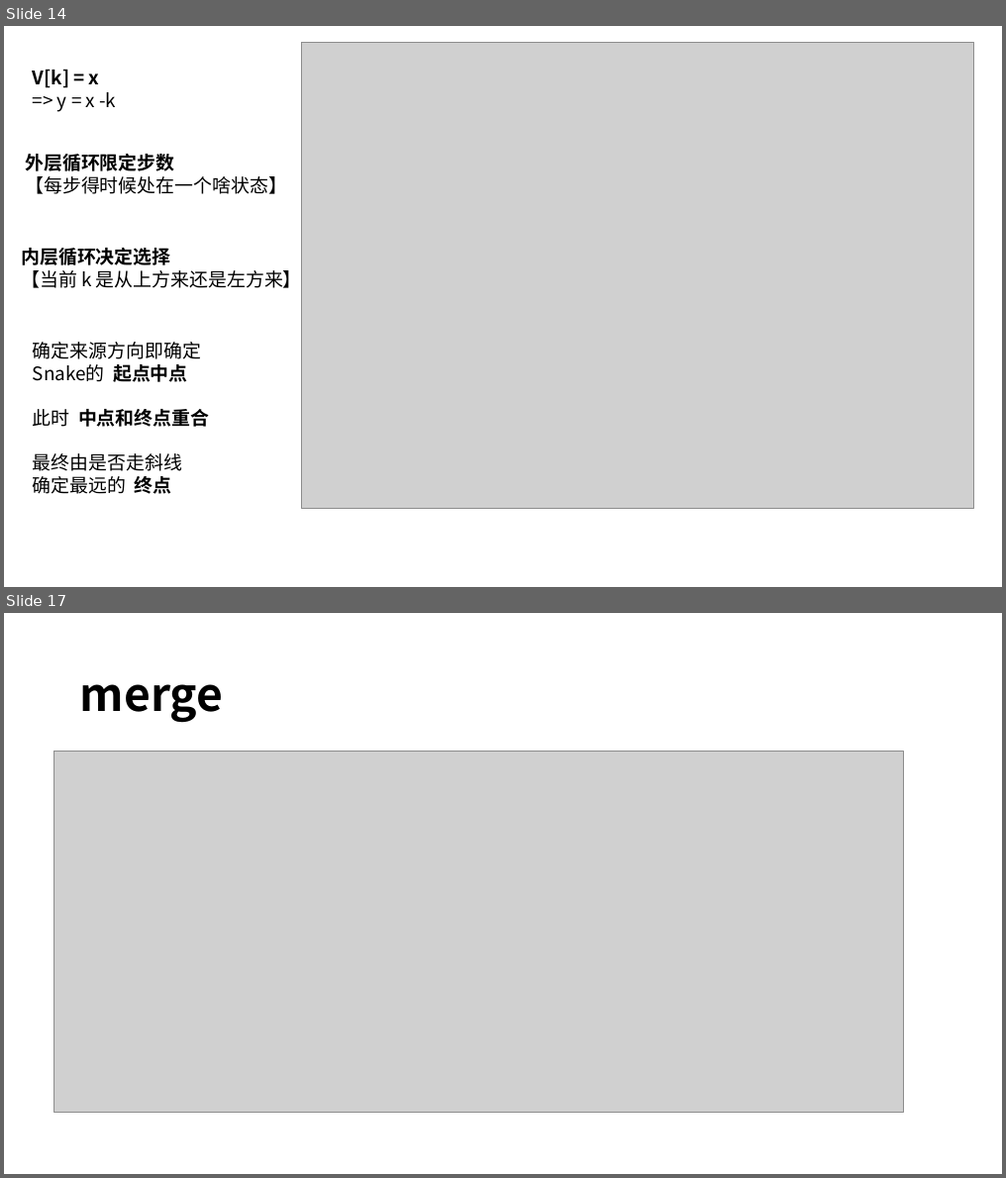
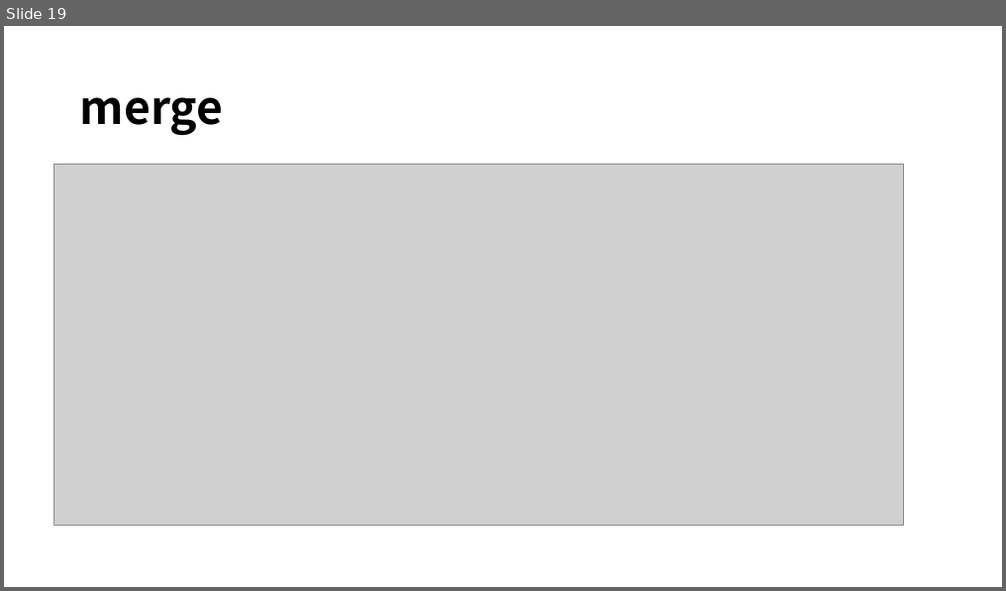
Before and after one commit to ReZeroS/git, a slide deck: doc/ZIT.pptx. Shown one above the other, each under a label of ours: slides 14 and 17 before the commit, slide 19 after it; the slides between them are not shown. The pictures are 1006x1178 and 1006x591 pixels, drawn with LibreOffice and Linux fonts; fonts in the diff are those of the drawing; grey boxes stand for pictures. Boxes give left, top, right and bottom in pixels: in the first picture for what was removed or moved away, otherwise in the second. Text is boxed around its words. In the diff, an @@ line names an element or a change of style, - is before the commit and + after.

```diff
--- a/doc/ZIT.pptx
+++ b/doc/ZIT.pptx
@@ slide 14 removed at (x1=4, y1=26, x2=1002, y2=587), background #FFFFFF @@
@@ picture removed at (x1=301, y1=43, x2=973, y2=508) @@
@@ text removed at (x1=33, y1=69, x2=116, y2=112) @@
-V[k] = x
-=> y = x -k
@@ text removed at (x1=25, y1=154, x2=287, y2=194) @@
-外层循环限定步数
-【每步得时候处在一个啥状态】
@@ text removed at (x1=21, y1=248, x2=302, y2=291) @@
-内层循环决定选择
-【当前 k 是从上方来还是左方来】
@@ text removed at (x1=33, y1=342, x2=209, y2=494) @@
-确定来源方向即确定
-Snake的 起点中点
-此时 中点和终点重合
-最终由是否走斜线
-确定最远的 终点
@@ what was slide 17 is now slide 19 @@
```
Also in this commit, not shown: 6 slides changed, 10 slides added, 6 other slides removed, 2 other files.
